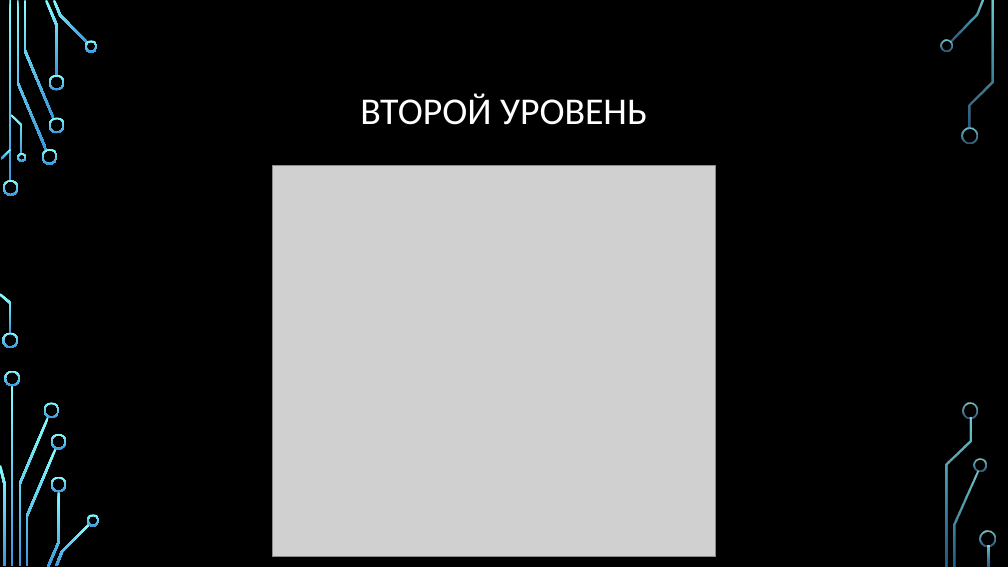
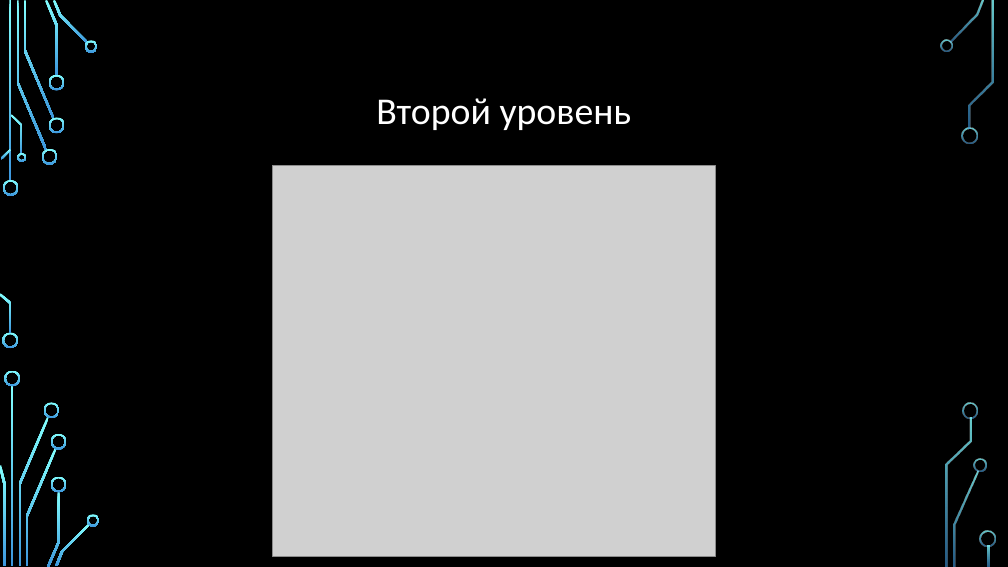
Before and after one commit to AZEN-SGG/PyGameProject, a slide deck: slide 6 of Презентация по проекту.pptx. Drawn at 1008x567 pixels with LibreOffice and Linux fonts; fonts in the diff are those of the drawing; grey boxes stand for pictures; background and template pictures are left out. Boxes give left, top, right and bottom in pixels: in the first picture for what was removed or moved away, otherwise in the second. Text is boxed around its words. In the diff, an @@ line names an element or a change of style, - is before the commit and + after.

```diff
--- a/Презентация по проекту.pptx
+++ b/Презентация по проекту.pptx
@@ title at (x1=376, y1=98, x2=632, y2=130): text changed @@
-ВТОРОЙ УРОВЕНЬ
+Второй уровень
```
Also in this commit, not shown: 2 other slides changed.
